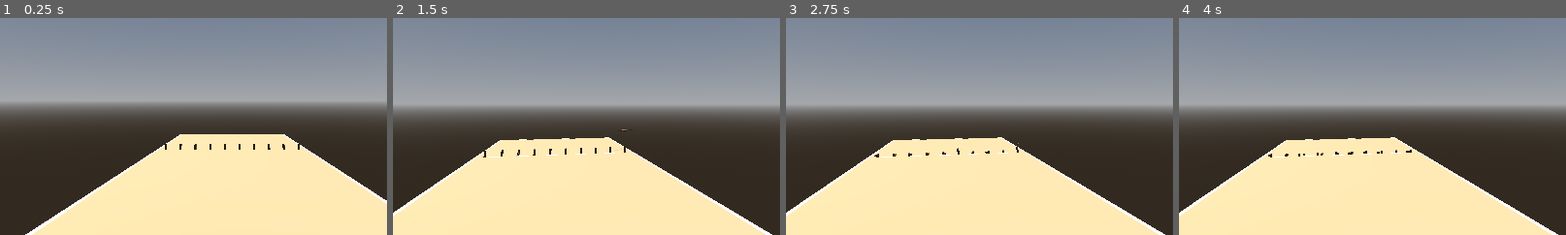
Above: before the commit, frames 1-4 (left to right).
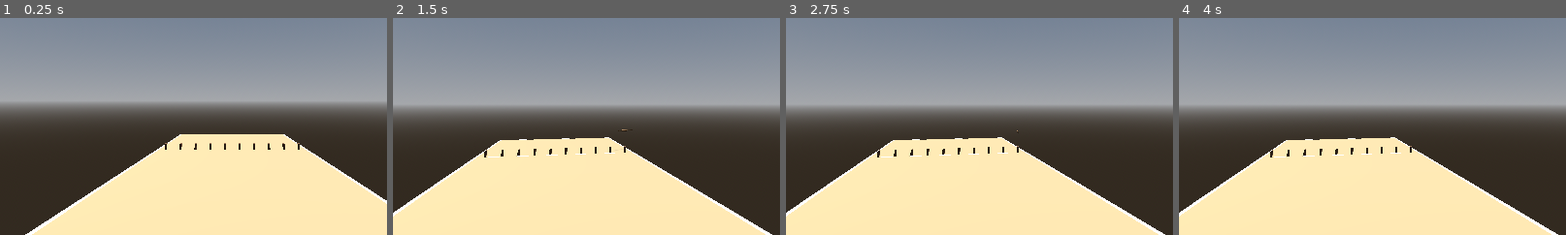
Above: after the commit, the same moments.

Repository: ration/kyykka
Game: Godot game, scene res://scenes/court.tscn
Same seed, same stepped clock (60 frames per second), same inputs: the game is played once before the commit and once after it.
Inputs (mouse positions are % of the whole screen's width and height, from its top left):
- Up to frame 1 (0.25 s): no input
- Up to frame 2 (1.5 s): tap Enter at 0.5 s; move the mouse to (55, 50) at 0.52 s; hold Shift 0.53-1.28 s; click (55, 50) at 0.67 s; move the mouse to (45, 50) at 1.27 s; tap Alt at 1.35 s; click (45, 50) at 1.42 s
- Up to frame 3 (2.75 s): tap Space at 2 s; move the mouse to (52, 48) at 2.02 s; tap Ctrl at 2.1 s; click (52, 48) at 2.17 s
- Up to frame 4 (4 s): tap Enter at 2.75 s; move the mouse to (49, 52) at 2.77 s; tap Shift at 2.85 s; click (49, 52) at 2.92 s; tap Space at 3.5 s; move the mouse to (57, 51) at 3.52 s; tap Alt at 3.6 s; click (57, 51) at 3.67 s
The pictures show only the part of the screen within x 20-70%, y 50-100%; the shares and areas given below are measured in that part.

The runs differ from the first frame. In frame 1, less than 0.1% of the frame differs, in the area x 42-78%, y 57-61%; in frame 2, less than 0.1%; in frame 3, 0.2%; in frame 4, 0.2%, in the area x 23-61%, y 58-65%.

Commit message:
Fix stacked kyykka instability and karttu tunneling
Two real physics bugs, found by direct diagnosis rather than guessing:

1. Stacked kyykka pairs wobbled and slid apart within a few seconds of
   spawning, confirmed by tracking position over 5s of undisturbed
   simulation (top piece drifted ~10cm and neither piece ever reached
   sleep). Two fixes were tried and abandoned first: freezing pieces
   until hit (a frozen RigidBody3D doesn't reliably register collisions
   from a fast continuous_cd body - a karttu at throw speed passed
   straight through one with zero response, verified directly), and
   forcing sleeping=true at spawn (got overridden within one physics
   frame even for a single non-stacked piece). What actually worked:
   swap kyykka.tscn's *collision* shape from CylinderShape3D to an
   inscribed BoxShape3D, keeping the CylinderMesh for visuals - box-on-
   box contact gives the solver a stable manifold that flat cylinder-
   on-cylinder contact doesn't. Stacks now settle and sleep naturally
   within ~1s with zero drift, no custom script needed.

2. Along the way, found that the karttu can tunnel through kyykka
   entirely: at ~17 m/s it moves further per physics step than a
   kyykka's diameter. Verified directly with a deterministic point-
   blank test - a moving karttu passed through a target with
   continuous_cd unset, but hit one immediately once set. This likely
   explains some of the "sometimes connects, sometimes doesn't" throw
   variance noted in Phase 3. Fixed by setting continuous_cd = true on
   karttu.tscn.

Co-Authored-By: Claude Sonnet 5 <noreply@anthropic.com>

Diff:
--- a/scenes/karttu.tscn
+++ b/scenes/karttu.tscn
@@ -18,6 +18,7 @@
 [node name="Karttu" type="RigidBody3D" unique_id=1726288349]
 mass = 1.0
 physics_material_override = SubResource("PhysicsMaterial_karttu")
+continuous_cd = true
 
 [node name="MeshInstance3D" type="MeshInstance3D" parent="." unique_id=1417683348]
 transform = Transform3D(-4.371139e-08, -1, 0, 1, -4.371139e-08, 0, 0, 0, 1, 0, 0, 0)
--- a/scenes/kyykka.tscn
+++ b/scenes/kyykka.tscn
@@ -8,9 +8,8 @@
 bottom_radius = 0.035
 height = 0.1
 
-[sub_resource type="CylinderShape3D" id="CylinderShape3D_6xlp2"]
-height = 0.1
-radius = 0.035
+[sub_resource type="BoxShape3D" id="BoxShape3D_6xlp2"]
+size = Vector3(0.0495, 0.1, 0.0495)
 
 [node name="Kyykka" type="RigidBody3D" unique_id=2081694920]
 mass = 0.23
@@ -22,4 +21,4 @@
 mesh = SubResource("CylinderMesh_vm6w4")
 
 [node name="CollisionShape3D" type="CollisionShape3D" parent="." unique_id=2135053792]
-shape = SubResource("CylinderShape3D_6xlp2")
+shape = SubResource("BoxShape3D_6xlp2")
Not shown, changed: CLAUDE.md
